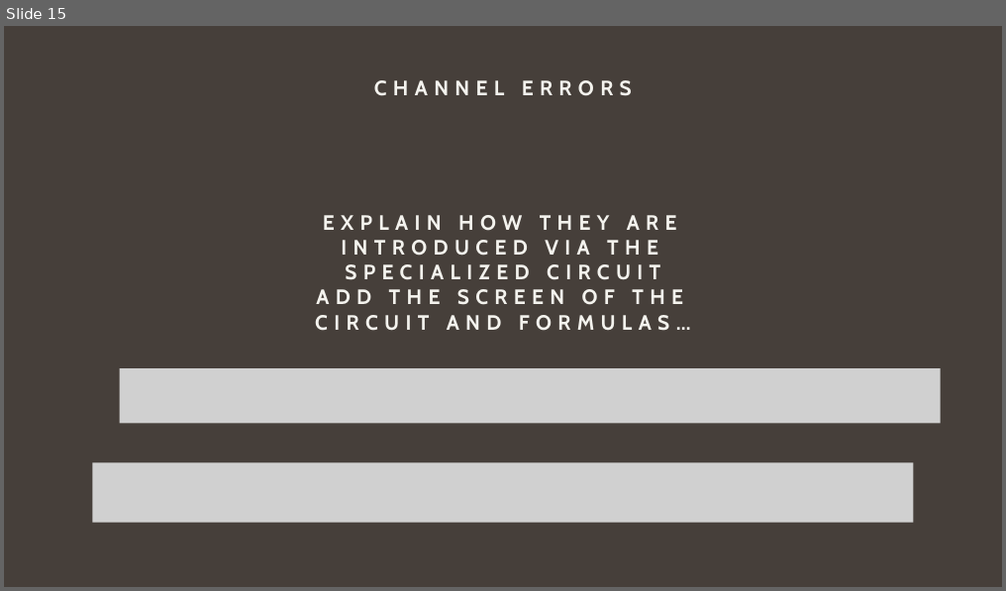
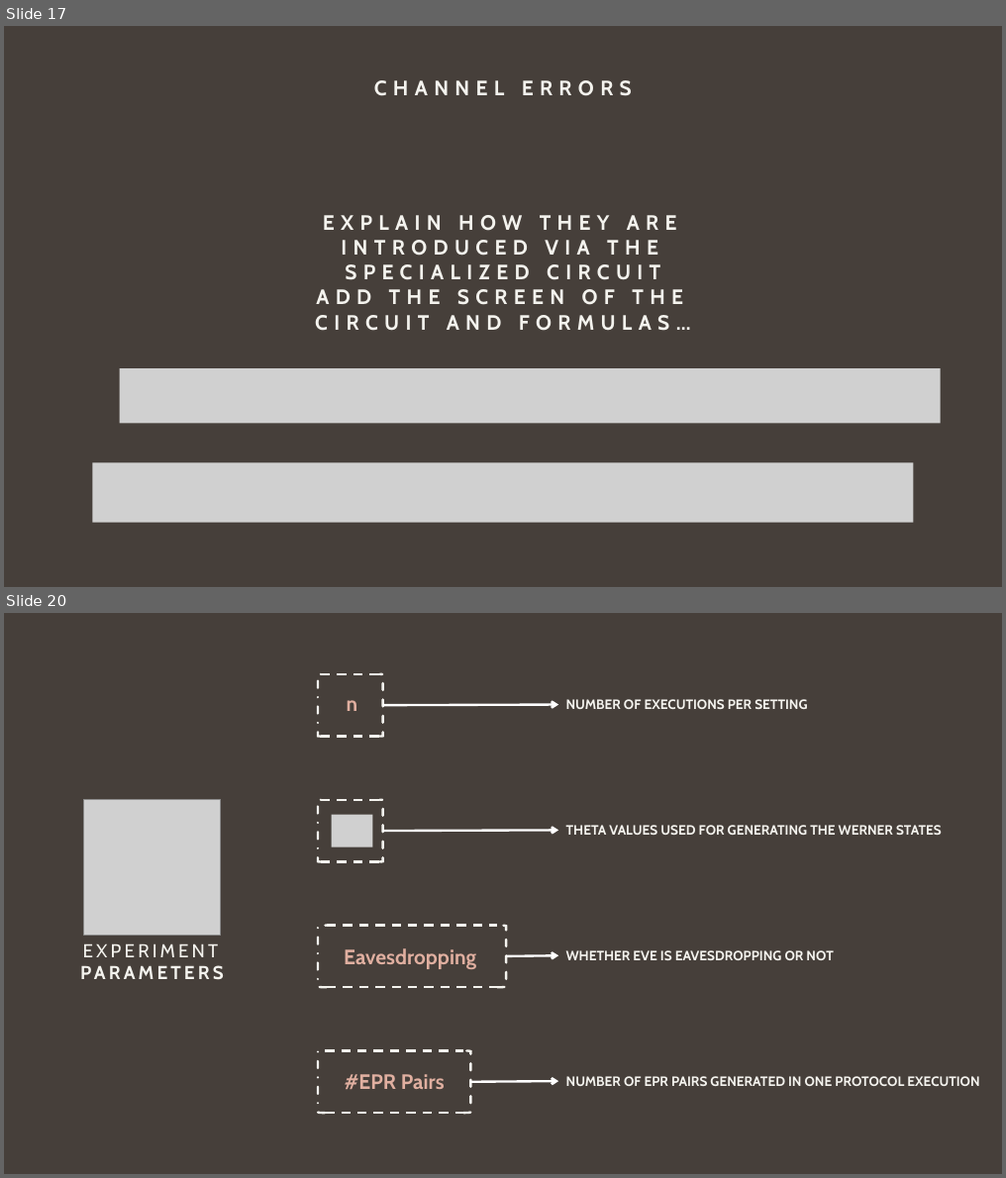
Before and after one commit to giovanniligato/E91-Protocol, a slide deck: Slides/E91 Protocol.pptx. Shown one above the other, each under a label of ours: slide 15 before the commit, slides 17 and 20 after it; the slides between them are not shown. The pictures are 1006x591 and 1006x1178 pixels, drawn with LibreOffice and Linux fonts; fonts in the diff are those of the drawing; grey boxes stand for pictures. Boxes give left, top, right and bottom in pixels: in the first picture for what was removed or moved away, otherwise in the second. Text is boxed around its words. In the diff, an @@ line names an element or a change of style, - is before the commit and + after.

```diff
--- a/Slides/E91 Protocol.pptx
+++ b/Slides/E91 Protocol.pptx
@@ slide 20 added at [4,613,1002,1174], background #463F3A @@
@@ picture added at [84,799,221,936] @@
@@ text added at [83,944,219,958], 18 pt, text #F4F3EE @@
+EXPERIMENT PARAMETERS
@@ group added at [318,674,979,1113]: 8 left brackets, 8 lines, 7 texts, 4 arrows, 1 picture @@
+NUMBER OF EXECUTIONS PER SETTING
+n
+THETA VALUES USED FOR GENERATING THE WERNER STATES
+WHETHER EVE IS EAVESDROPPING OR NOT
+Eavesdropping
+NUMBER OF EPR PAIRS GENERATED IN ONE PROTOCOL EXECUTION
+#EPR Pairs
@@ what was slide 15 is now slide 17 @@
```
Also in this commit, not shown: 7 slides changed, 19 other slides added, 6 slides removed.
